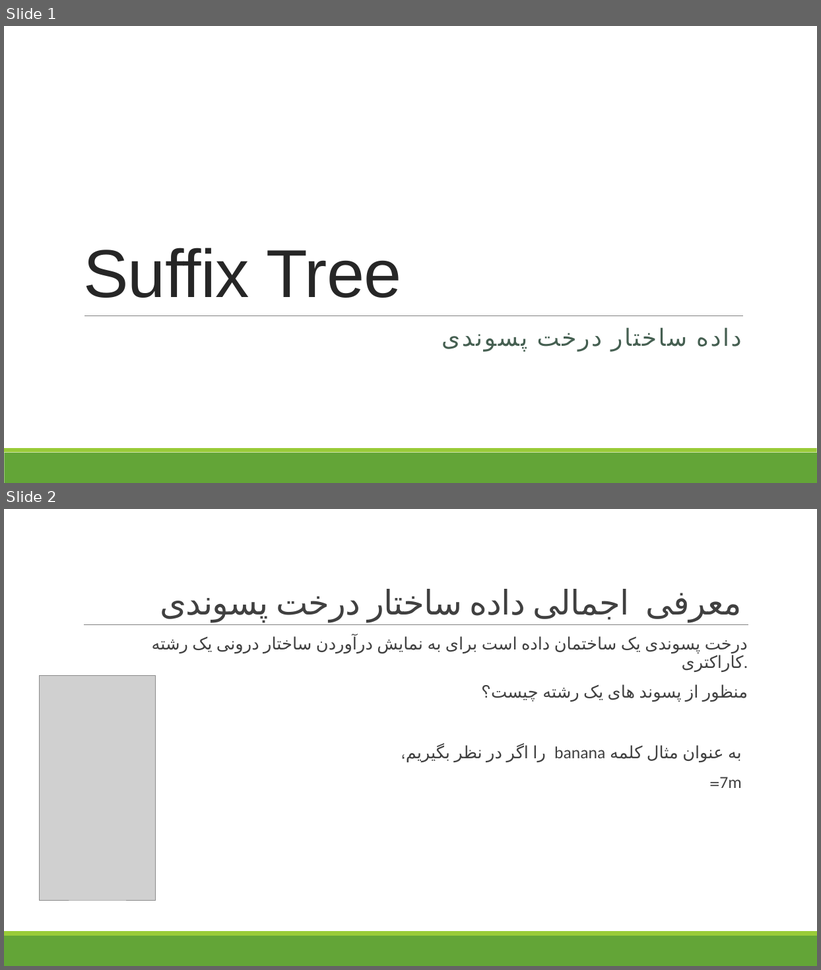
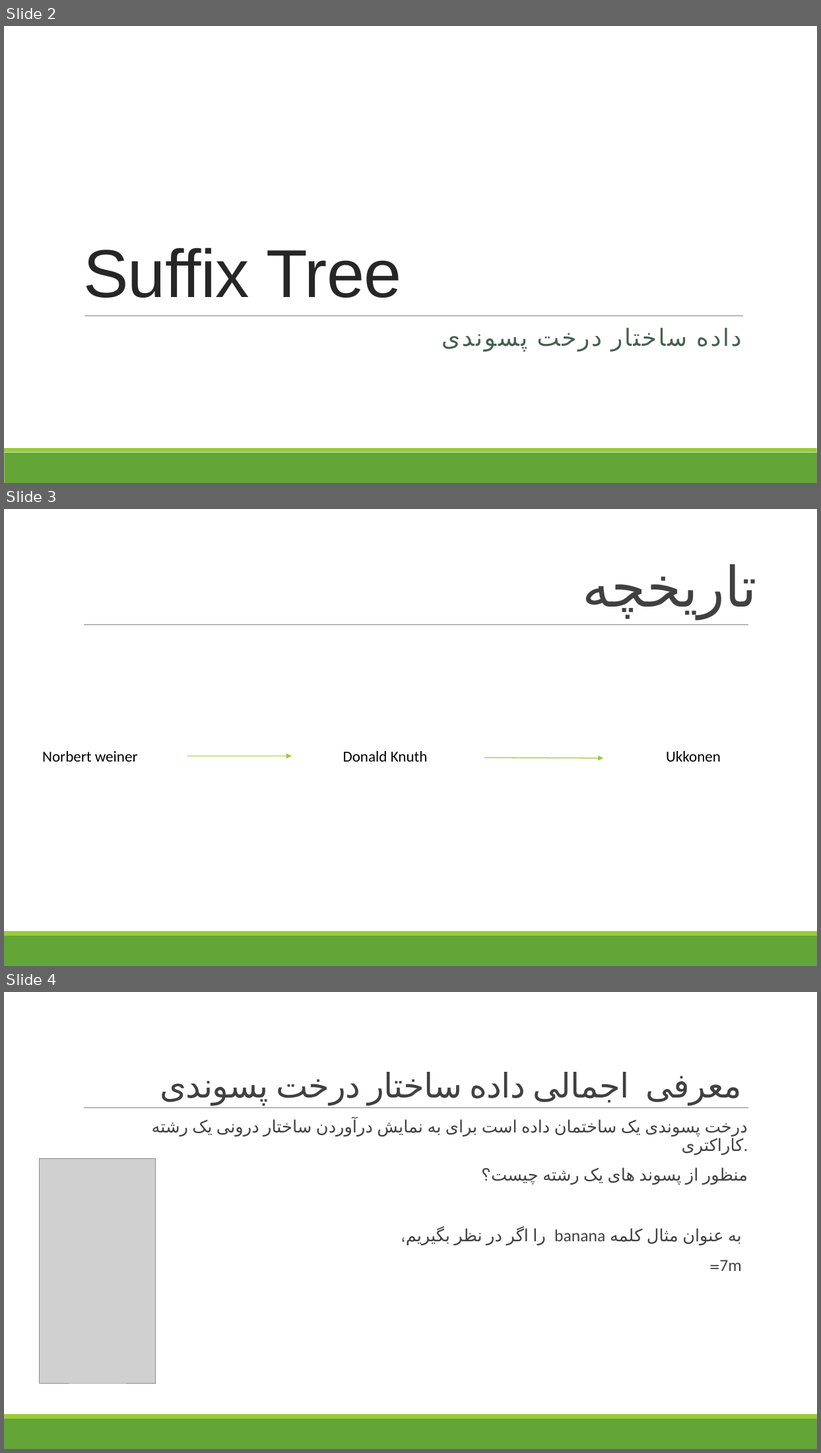
Before and after one commit to mohammadkarbalaee/suffix-tree, a slide deck: slides/persian/Suffix Tree.pptx. Shown one above the other, each under a label of ours: slides 1 and 2 before the commit, slides 2, 3 and 4 after it. The pictures are 821x970 and 821x1453 pixels, drawn with LibreOffice and Linux fonts; fonts in the diff are those of the drawing; grey boxes stand for pictures. Boxes give left, top, right and bottom in pixels: in the first picture for what was removed or moved away, otherwise in the second. Text is boxed around its words. In the diff, an @@ line names an element or a change of style, - is before the commit and + after.

```diff
--- a/slides/persian/Suffix Tree.pptx
+++ b/slides/persian/Suffix Tree.pptx
@@ slide 3 added at [4, 509, 817, 966], background #FFFFFF; not listed: 3 template elements that a slide beside it also shows @@
@@ text added at [582, 564, 757, 618], 66 pt, text #404040 @@
+تاریخچه
@@ text added at [42, 751, 138, 762], 18 pt, text #000000 @@
+Norbert weiner
@@ arrow added from (187, 756) to (291, 756), #99CB38 1 pt @@
@@ text added at [343, 751, 428, 762], 18 pt, text #000000 @@
+Donald Knuth
@@ arrow added from (484, 758) to (604, 758), #99CB38 1 pt @@
@@ text added at [666, 751, 721, 762], 18 pt, text #000000 @@
+Ukkonen
@@ what was slide 1 is now slide 2 @@
@@ what was slide 2 is now slide 4 @@
```
Also in this commit, not shown: 6 other slides added, 21 other files.
